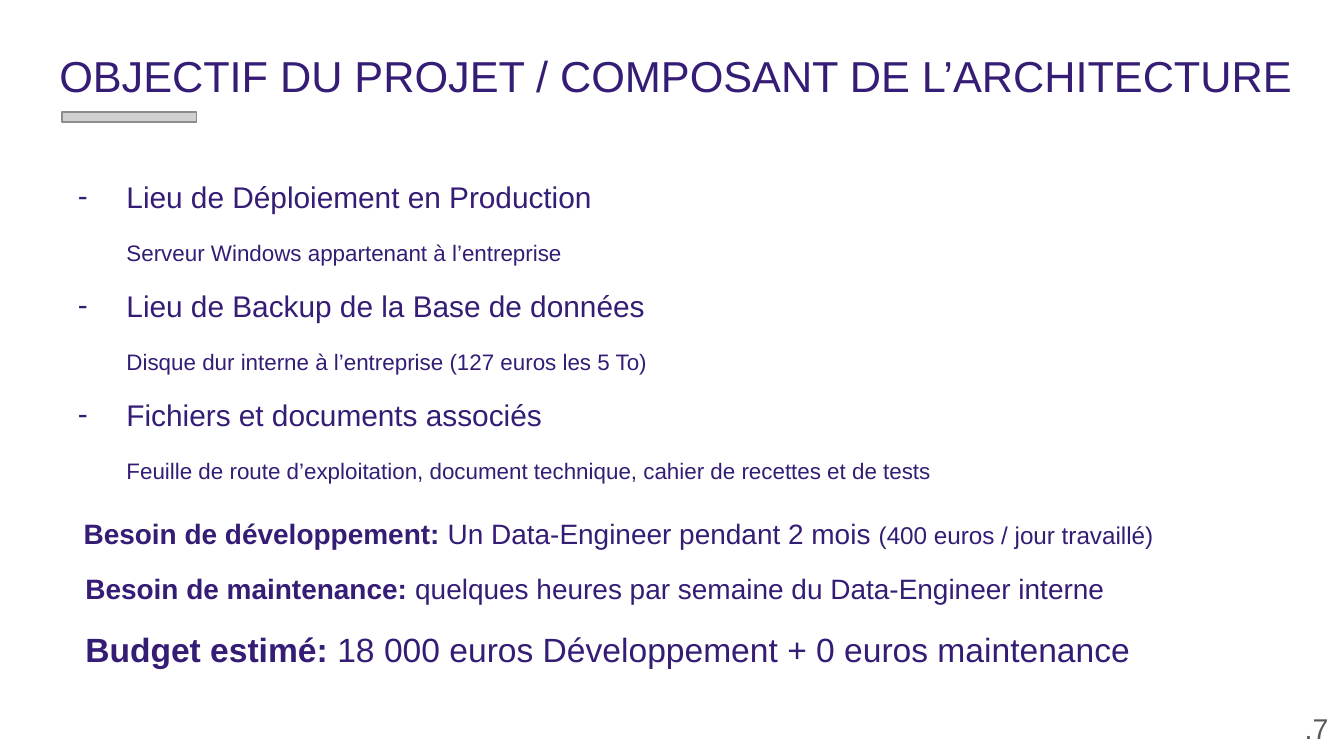
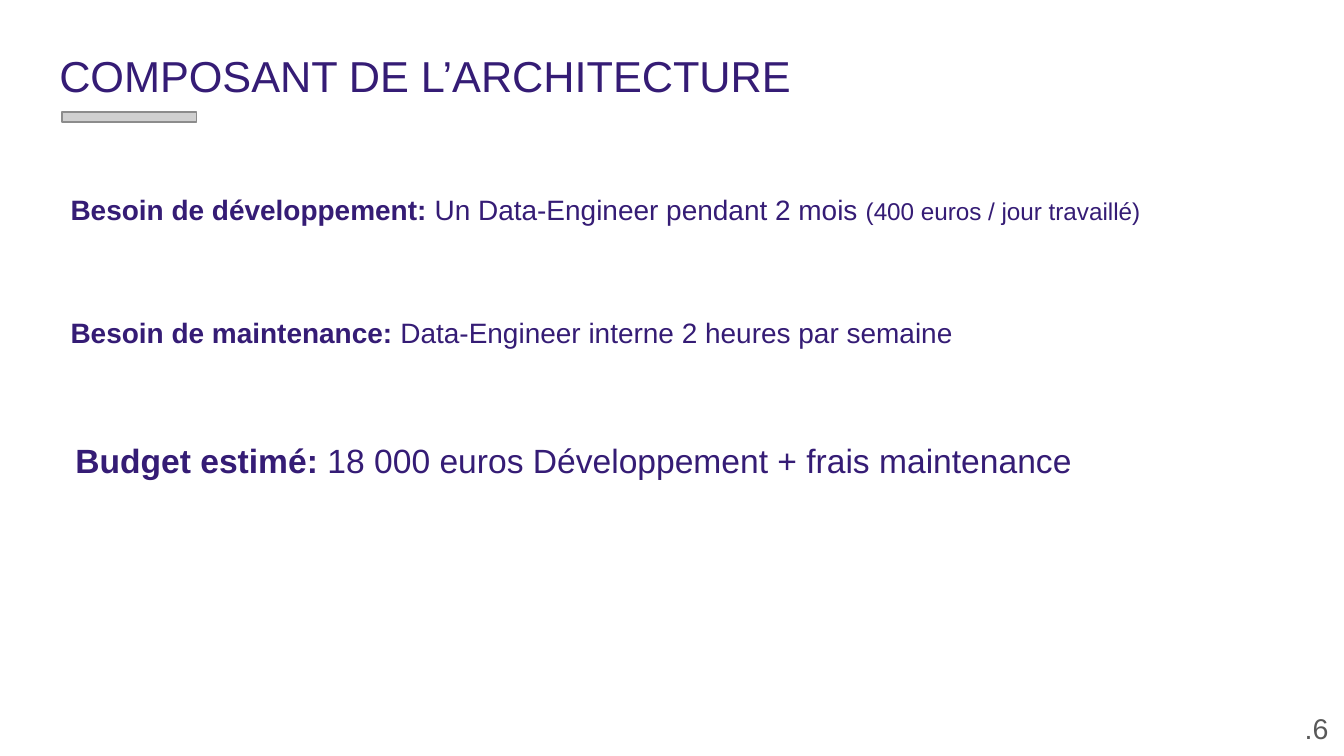
Before and after one commit to gaetancorin/btc_eth_streaming_data, a slide deck: slide 6 of _documentation/DOSSIER DE VALIDATION.pptx (slide 7 before the commit). Drawn at 1344x756 pixels with LibreOffice and Linux fonts; fonts in the diff are those of the drawing; grey boxes stand for pictures; background and template pictures are left out. Boxes give left, top, right and bottom in pixels: in the first picture for what was removed or moved away, otherwise in the second. Text is boxed around its words. In the diff, an @@ line names an element or a change of style, - is before the commit and + after.

Commit message:
update powerpoint

```diff
--- a/_documentation/DOSSIER DE VALIDATION.pptx
+++ b/_documentation/DOSSIER DE VALIDATION.pptx
@@ title at [59,61,791,93]: text changed @@
-OBJECTIF DU PROJET / COMPOSANT DE L’ARCHITECTURE
+COMPOSANT DE L’ARCHITECTURE
@@ text "Besoin de développement: Un Data-Engineer ...": place and size @@
-text "Besoin de développement: Un Data-Engineer ..." at [84,523,1153,549]
+text "Besoin de développement: Un Data-Engineer ..." at [71,199,1140,225]
@@ text removed at [126,186,591,266] @@
-– Lieu de Déploiement en Production
-Serveur Windows appartenant à l’entreprise
@@ text removed at [126,295,647,375] @@
-– Lieu de Backup de la Base de données
-Disque dur interne à l’entreprise (127 euros les 5 To)
@@ text added at [71,322,953,348], 15 pt, text #351C75 @@
+Besoin de maintenance: Data-Engineer interne 2 heures par semaine
@@ text removed at [126,404,930,484] @@
-– Fichiers et documents associés
-Feuille de route d’exploitation, document technique, cahier de recettes et de tests
@@ text at [75,448,1071,479]: text changed @@
-Budget estimé: 18 000 euros Développement + 0 euros maintenance
+Budget estimé: 18 000 euros Développement + frais maintenance
@@ text removed at [85,578,1104,604] @@
-Besoin de maintenance: quelques heures par semaine du Data-Engineer interne
@@ text at [1305,719,1329,740]: text changed @@
-.7
+.6
```
Also in this commit, not shown: 15 other slides changed, 6 slides added, 8 slides removed, 24 other files.
